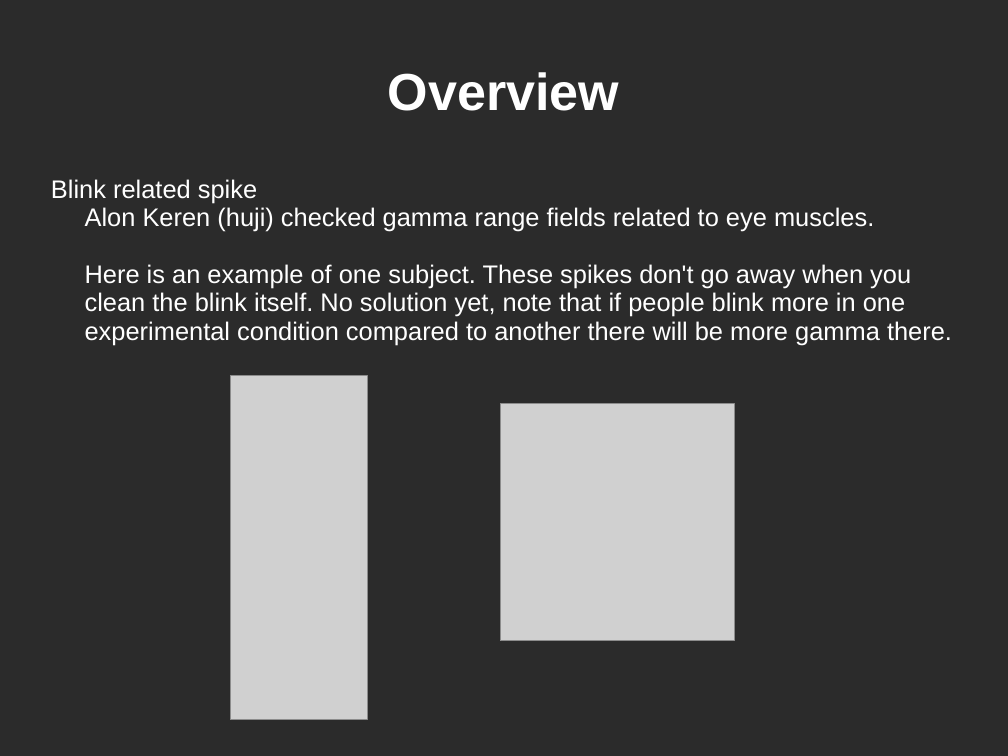
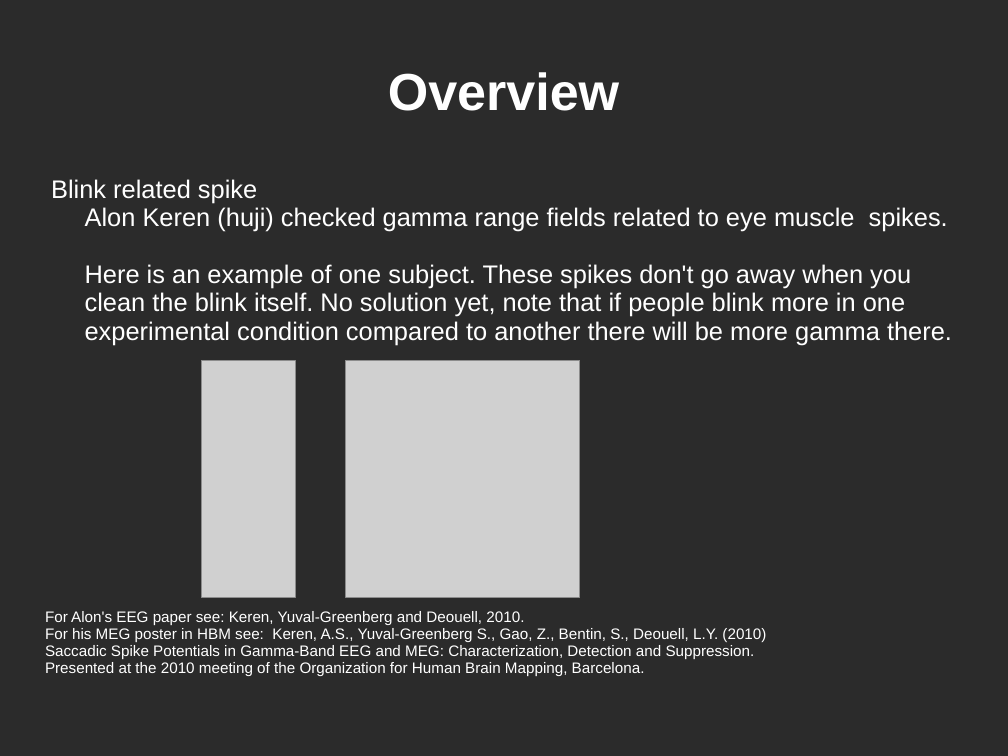
Before and after one commit to yuval-harpaz/work-drafts, a slide deck: slide 9 of docs/Tutorial4Begginers.ppt. Drawn at 1008x756 pixels with LibreOffice and Linux fonts; fonts in the diff are those of the drawing; grey boxes stand for pictures; background and template pictures are left out; a plain dark background stands for a picture behind light text. Boxes give left, top, right and bottom in pixels: in the first picture for what was removed or moved away, otherwise in the second. Text is boxed around its words. In the diff, an @@ line names an element or a change of style, - is before the commit and + after.

```diff
--- a/docs/Tutorial4Begginers.ppt
+++ b/docs/Tutorial4Begginers.ppt
@@ text at box(51, 179, 952, 345): text changed @@
-Blink related spike
-Alon Keren (huji) checked gamma range fields related to eye muscles.
-Here is an example of one subject. These spikes don't go away when you clean the blink itself. No solution yet, note that if people blink more in one experimental condition compared to another there will be more gamma there.
+Blink related spike
+Alon Keren (huji) checked gamma range fields related to eye muscle spikes.
+Here is an example of one subject. These spikes don't go away when you clean the blink itself. No solution yet, note that if people blink more in one experimental condition compared to another there will be more gamma there.
@@ picture: place and size @@
-picture at box(231, 376, 368, 721)
+picture at box(201, 360, 295, 598)
@@ picture: place and size @@
-picture at box(500, 403, 735, 640)
+picture at box(346, 360, 580, 597)
@@ text added at box(45, 611, 766, 676), 12 pt, text #FFFFFF @@
+For Alon's EEG paper see: Keren, Yuval-Greenberg and Deouell, 2010.
+For his MEG poster in HBM see: Keren, A.S., Yuval-Greenberg S., Gao, Z., Bentin, S., Deouell, L.Y. (2010) Saccadic Spike Potentials in Gamma-Band EEG and MEG: Characterization, Detection and Suppression. Presented at the 2010 meeting of the Organization for Human Brain Mapping, Barcelona.
```
Also in this commit, not shown: 9 other slides changed, 1 other file.
